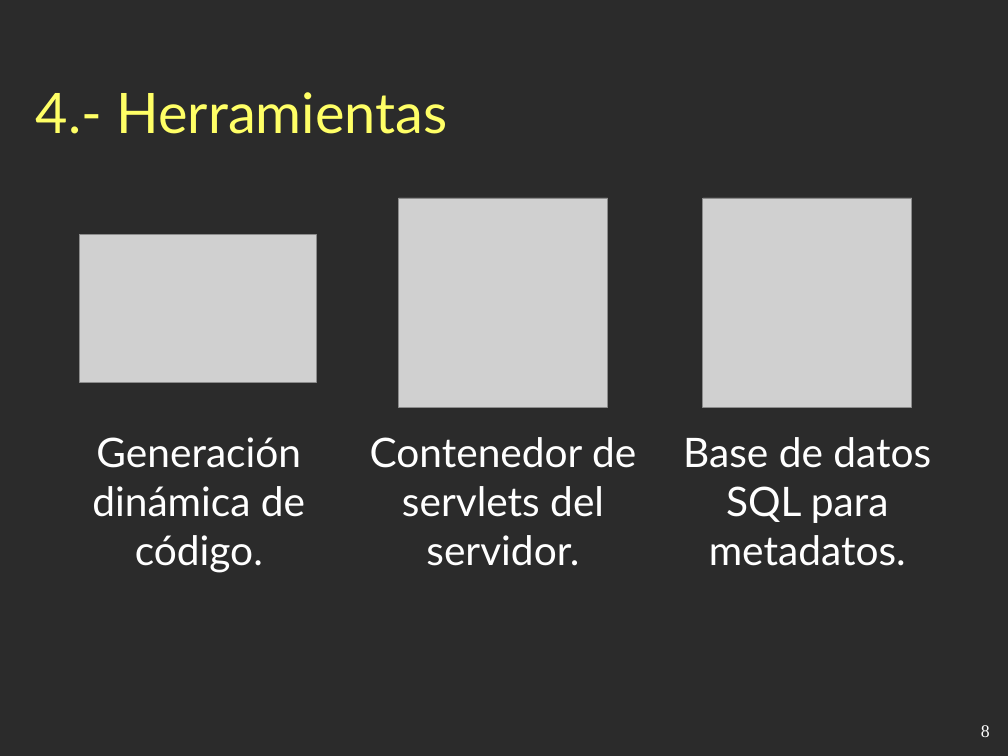
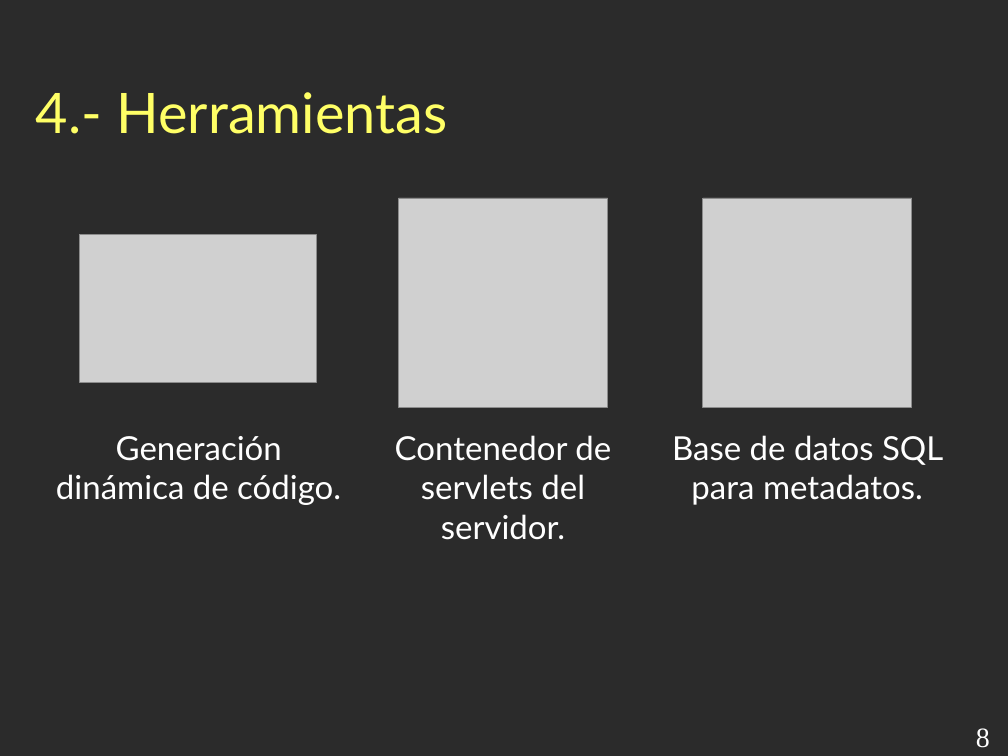
Before and after one commit to esbaixauli/proyecto-ii-ubu, a slide deck: slide 8 of trunk/Documentación/Presentación.odp. Drawn at 1008x756 pixels with LibreOffice and Linux fonts; fonts in the diff are those of the drawing; grey boxes stand for pictures; background and template pictures are left out; a plain dark background stands for a picture behind light text. Boxes give left, top, right and bottom in pixels: in the first picture for what was removed or moved away, otherwise in the second. Text is boxed around its words. In the diff, an @@ line names an element or a change of style, - is before the commit and + after.

```diff
--- a/trunk/Documentación/Presentación.odp
+++ b/trunk/Documentación/Presentación.odp
@@ size 32 to 26 pt in 3 elements at bbox=[672, 435, 943, 505], bbox=[395, 435, 611, 540], bbox=[56, 436, 341, 505] @@
@@ page number at bbox=[976, 728, 990, 748]: size 14 to 22 pt @@
```
Also in this commit, not shown: 8 other slides changed, 2 slides added.
